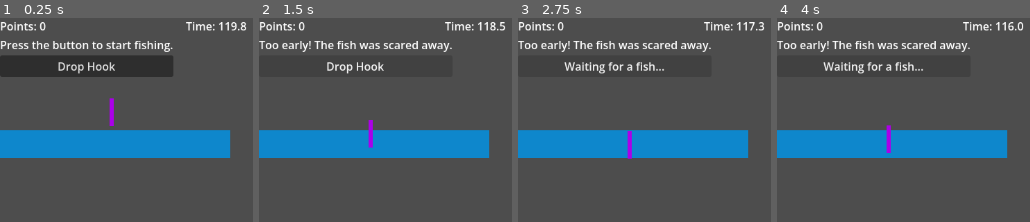
Above: before the commit, frames 1-4 (left to right).
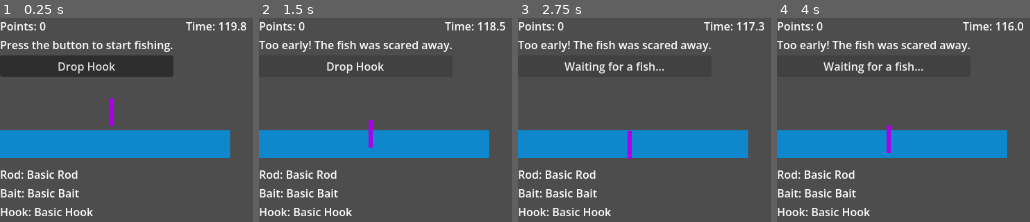
Above: after the commit, the same moments.

Repository: fehudma/godot_projects
Game: Godot game, scene res://Scenes/Main.tscn
Two runs of this game, one before a commit and one after it. Both use one fixed random seed, a clock stepped at 60 frames per second and the inputs below.
Inputs:
- Up to frame 1 (0.25 s): no input
- Up to frame 2 (1.5 s): click "Drop Hook" at 0.5 s; click "Waiting for a fish..." at 1.25 s
- Up to frame 3 (2.75 s): click "Drop Hook" at 2 s
- Up to frame 4 (4 s): click "Waiting for a fish..." at 2.75 s; click "Drop Hook" at 3.5 s

The runs differ from the first frame. In frame 1, 2.2% of the frame differs, in the area x 0-37%, y 74-98%; in frame 2, 2.2%; in frame 3, 2.2%; in frame 4, 2.2%.

Commit message:
added vboxcontainer and labels for equipment UI

Diff:
--- a/Scenes/Main.tscn
+++ b/Scenes/Main.tscn
@@ -156,6 +156,24 @@
 offset_bottom = 23.0
 text = "Time: 60"
 
+[node name="EquipmentContainer" type="VBoxContainer" parent="." unique_id=1698606308]
+layout_mode = 0
+offset_top = 214.0
+offset_right = 250.0
+offset_bottom = 291.0
+
+[node name="RodLabel" type="Label" parent="EquipmentContainer" unique_id=1625989996]
+layout_mode = 2
+text = "Rod: Basic Rod"
+
+[node name="BaitLabel" type="Label" parent="EquipmentContainer" unique_id=342069030]
+layout_mode = 2
+text = "Bait: Basic Bait"
+
+[node name="HookLabel" type="Label" parent="EquipmentContainer" unique_id=545449958]
+layout_mode = 2
+text = "Hook: Basic Hook"
+
 [connection signal="pressed" from="VBoxContainer/ActionButton" to="." method="_on_action_button_pressed"]
 [connection signal="pressed" from="VBoxContainer/TestButton" to="." method="_on_test_button_pressed"]
 [connection signal="timeout" from="BiteTimer" to="." method="_on_bite_timer_timeout"]
